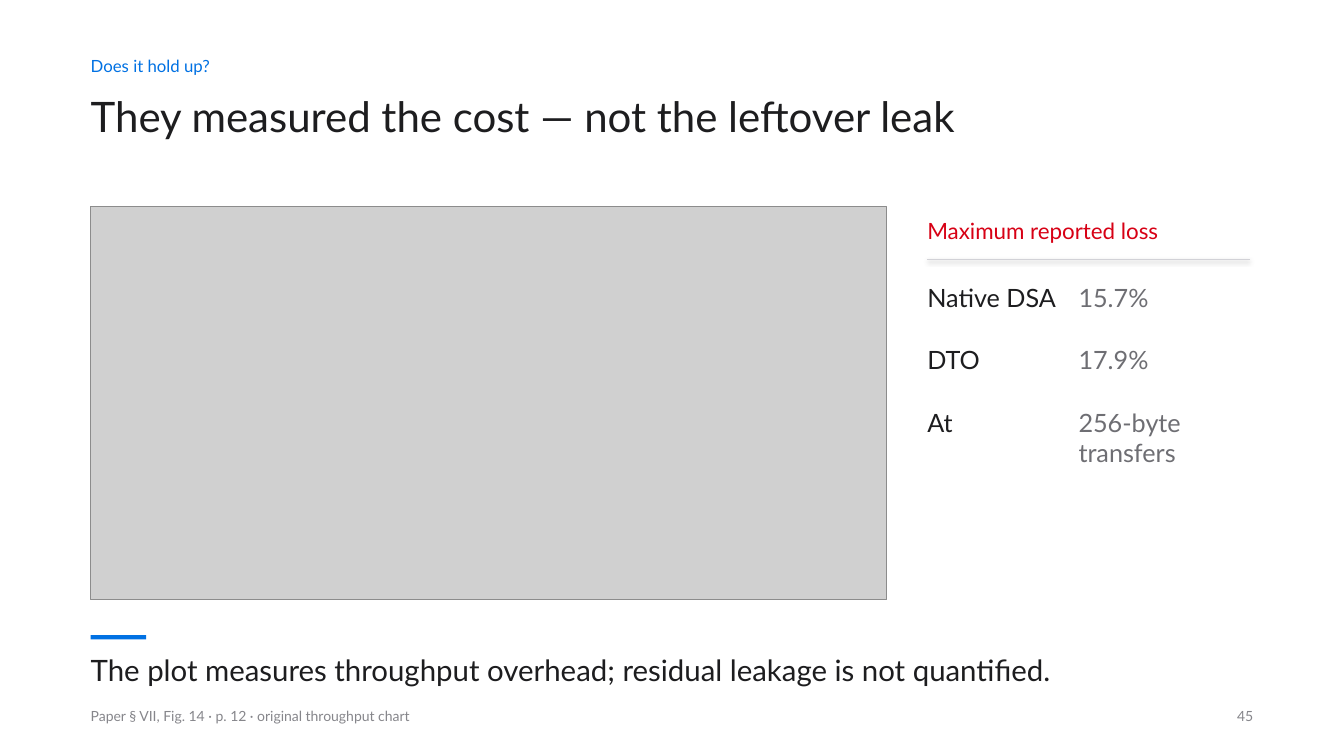
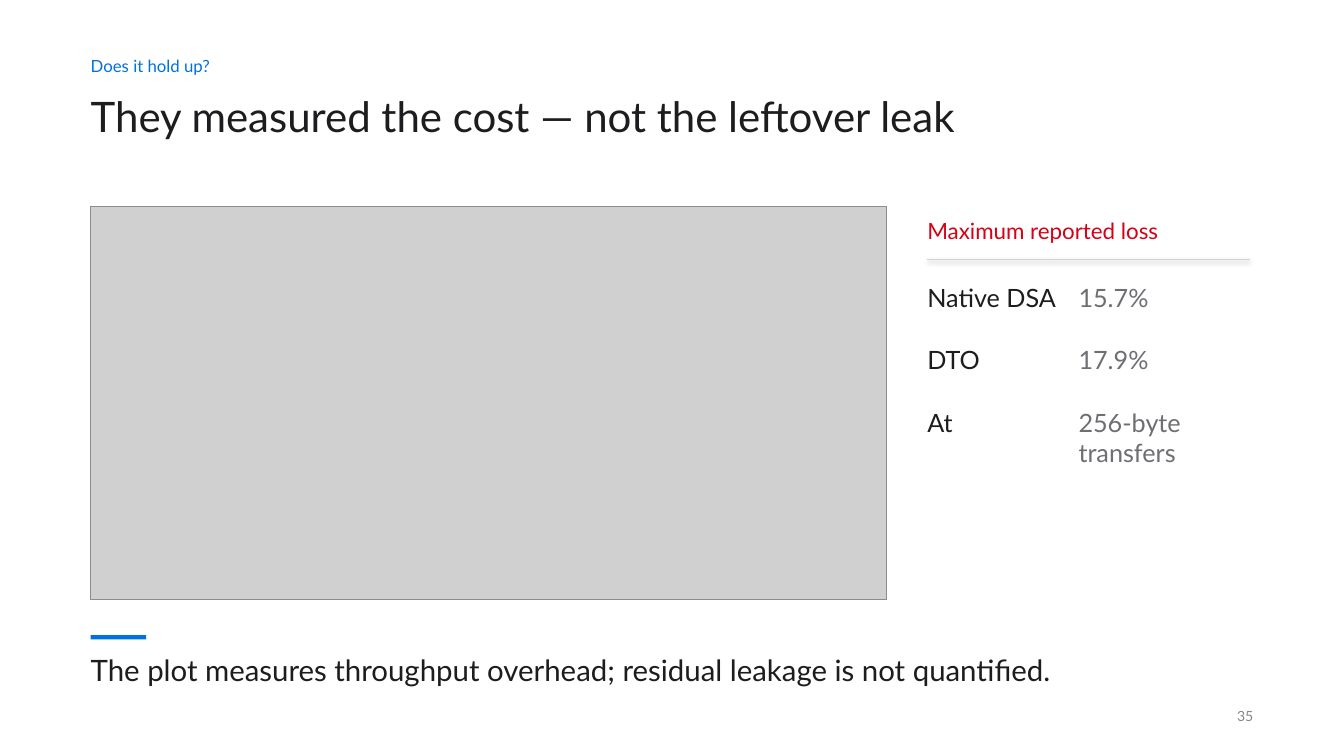
Before and after one commit to siddharthbc/Microarch-presentation, a slide deck: slide 35 of deck_v2/output/DSASSASSIN_v2.pptx (slide 45 before the commit). Drawn at 1344x756 pixels with LibreOffice and Linux fonts; fonts in the diff are those of the drawing; grey boxes stand for pictures. Boxes give left, top, right and bottom in pixels: in the first picture for what was removed or moved away, otherwise in the second. Text is boxed around its words. In the diff, an @@ line names an element or a change of style, - is before the commit and + after.

```diff
--- a/deck_v2/output/DSASSASSIN_v2.pptx
+++ b/deck_v2/output/DSASSASSIN_v2.pptx
@@ text removed at [91, 711, 409, 724] @@
-Paper § VII, Fig. 14 · p. 12 · original throughput chart
@@ text at [1237, 711, 1253, 721]: text changed @@
-45
+35
```
Also in this commit, not shown: 37 other slides changed, 5 slides added, 22 slides removed, 54 other files.
